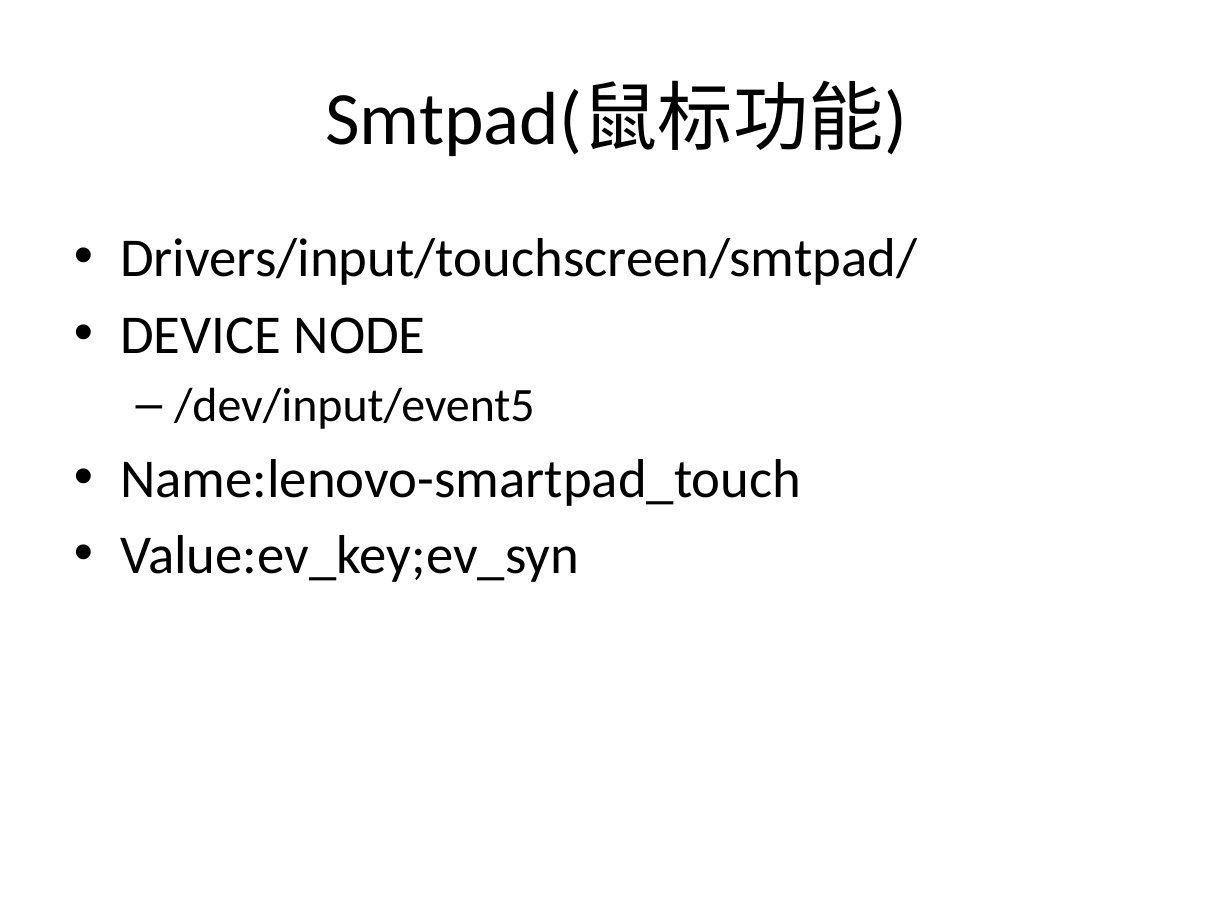
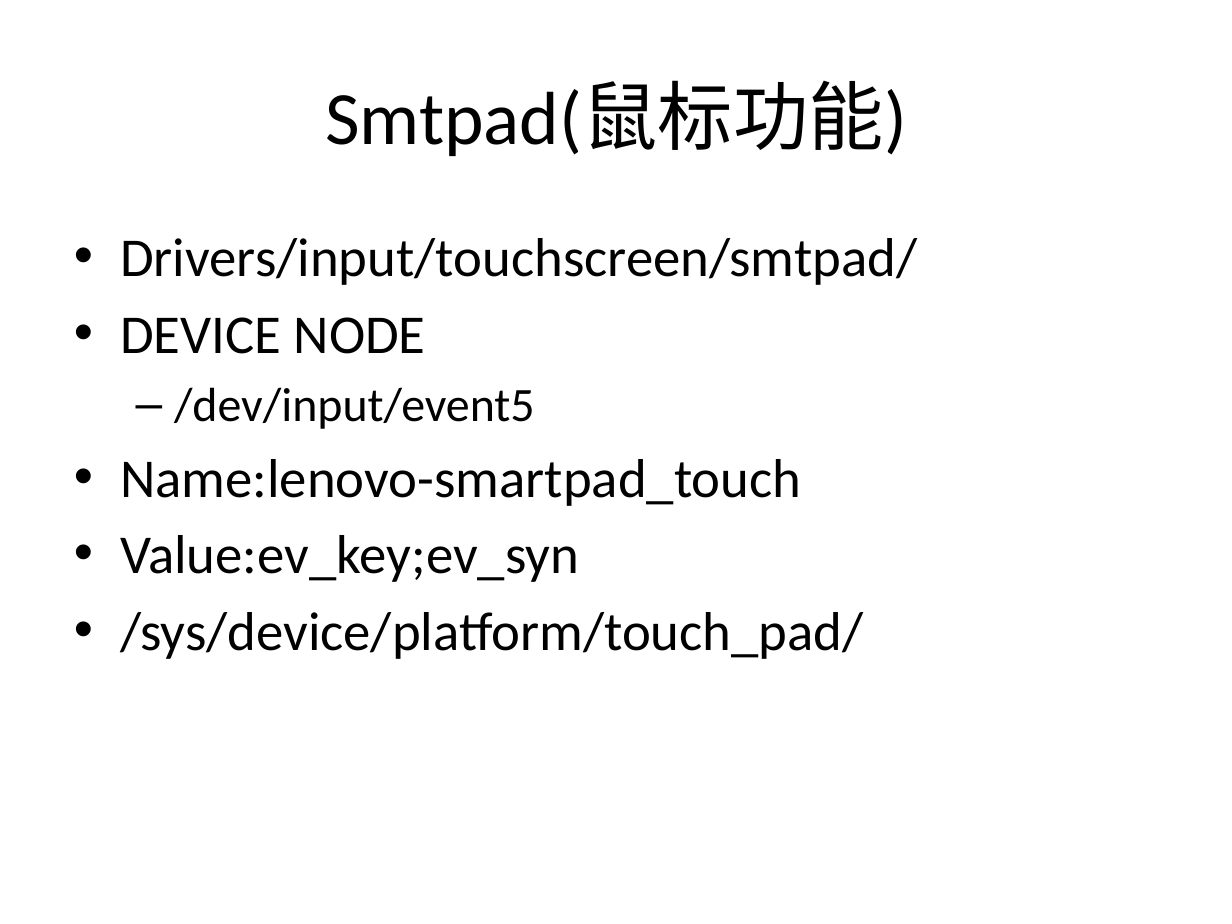
Before and after one commit to mazelinux/LENOVO, a slide deck: slide 5 of doc/Yeti_device_driver_list.pptx. Drawn at 1232x924 pixels with LibreOffice and Linux fonts; fonts in the diff are those of the drawing. Boxes give left, top, right and bottom in pixels: in the first picture for what was removed or moved away, otherwise in the second. Text is boxed around its words. In the diff, an @@ line names an element or a change of style, - is before the commit and + after.

```diff
--- a/doc/Yeti_device_driver_list.pptx
+++ b/doc/Yeti_device_driver_list.pptx
@@ text at (120, 612, 864, 659): paragraph added @@
+• /sys/device/platform/touch_pad/
```
Also in this commit, not shown: 2 other slides changed.
